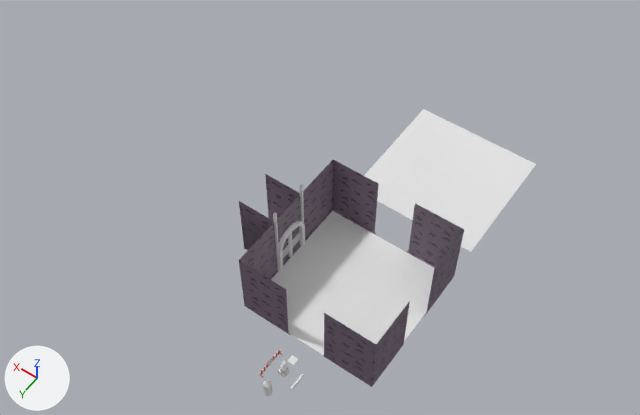
Two versions of the Blender file Assets/Models/room.blend, one commit apart.
Rendered twice from a 50 mm camera at (-64.3, 103.2, 189.7) aimed at (25.1, -21.8, -6.8). The axes (+X, +Y, +Z) are drawn at lower left. The lights are the same throughout.

Names of what the first picture shows: 'Crate', 'Hallway', 'Room', 'RoomFloor', 'Wall', 'WaterFloor'.
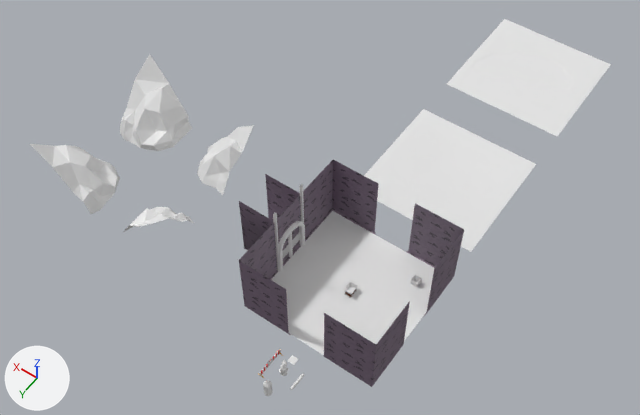
Commit message: rooms :)

Edits to the bpy script that builds the scene:
```text
Add me_cube:
    me_cube.from_pydata(...)  # 412 vertices, 385 faces; spans x -1.31..1.31, y -1.6..1.6, z -0.17..1.82
    me_cube.polygons.foreach_set('use_smooth', [True] * 385)
Add me_room_rocks_003:
    me_room_rocks_003.from_pydata(...)  # 34 vertices, 28 faces; spans x 4.8..22.1, y 3.8..20.6, z -1.3..17.6
Add me_room_rocks_002:
    me_room_rocks_002.from_pydata(...)  # 34 vertices, 28 faces; spans x -20.1..-4.9, y -20.2..-5.8, z -0.6..15.4
Add me_room_rocks_001:
    me_room_rocks_001.from_pydata(...)  # 34 vertices, 28 faces; spans x 4.0..20.6, y -23.2..-5.5, z -1.3..17.6
Add me_room_rocks:
    me_room_rocks.from_pydata(...)  # 34 vertices, 28 faces; spans x -20.2..-5.7, y 5.2..20.4, z -0.6..15.4
Add me_waterfloor2:
    me_waterfloor2.from_pydata(...)  # 96 vertices, 64 faces; spans x -18.6..18.6, y -18.6..18.6, z -0.2..0.0
Change ob_crate:
    ob_crate.location: (0.0, 28.0, 1.0) -> (-12.0, -11.8, 1.0)
Add ob_cart:
    ob_cart = bpy.data.objects.new('Cart', me_cube)
    ob_cart.location = (0.0, 0.0, 0.4)
Add ob_rocks_003:
    ob_rocks_003 = bpy.data.objects.new('Rocks.003', me_room_rocks_003)
    ob_rocks_003.location = (65.8, 0.0, 0.0)
Add ob_rocks_002:
    ob_rocks_002 = bpy.data.objects.new('Rocks.002', me_room_rocks_002)
    ob_rocks_002.location = (65.8, 0.0, 0.0)
Add ob_rocks_001:
    ob_rocks_001 = bpy.data.objects.new('Rocks.001', me_room_rocks_001)
    ob_rocks_001.location = (65.8, 0.0, 0.0)
Add ob_rocks:
    ob_rocks = bpy.data.objects.new('Rocks', me_room_rocks)
    ob_rocks.location = (65.8, 0.0, 0.0)
Add ob_waterfloor2:
    ob_waterfloor2 = bpy.data.objects.new('WaterFloor2', me_waterfloor2)
    ob_waterfloor2.location = (-0.1, -97.2, 0.0)
```

Pixel boxes [x1, y1, x2, y2] of what changed, in the pictures (640 x 415 px):
'WaterFloor2', added
    after: [447, 19, 611, 136]
'Rocks.001', added
    after: [120, 54, 192, 151]
'Rocks.003', added
    after: [30, 144, 120, 214]
'Rocks.002', added
    after: [197, 125, 254, 195]
'Rocks', added
    after: [124, 207, 194, 232]
'Crate', moved
    before: [278, 367, 290, 379]
    after: [410, 274, 422, 287]
'Cart', added
    after: [343, 281, 359, 294]
